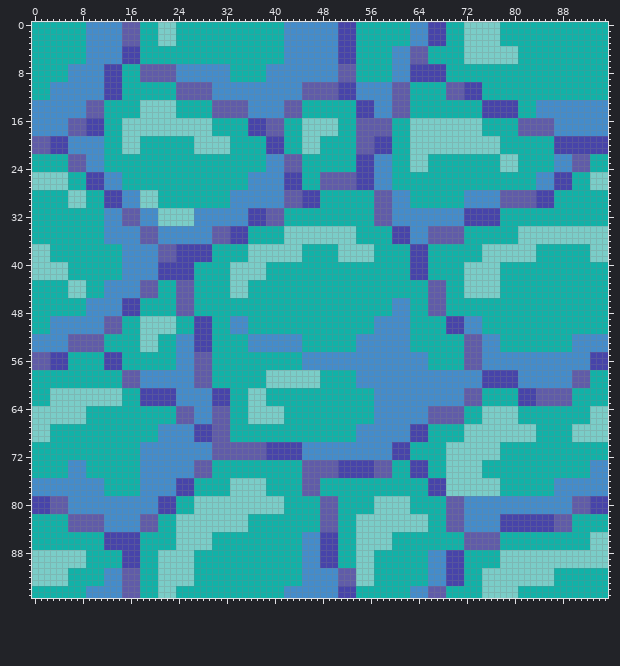
Sprite sheet: DPS/DPS/Content/Textures/Tiles/j.TileSet4.png. This is how it looked before the edit.
The file is 96x96 pixels.
The same view after the edit:
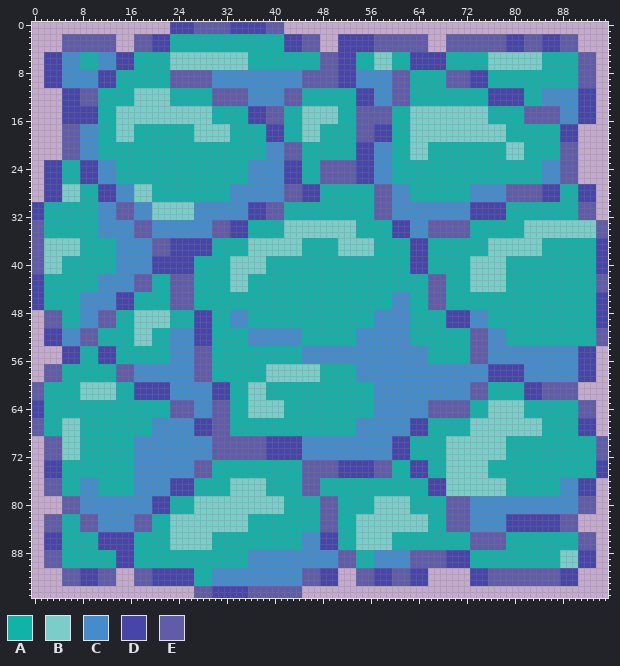
Palette (. is transparent): A #11b2a8  B #7acdc8  C #448ccb  D #4744aa  E #605ca9
What changed:
Changed rows in their new state; - is an unchanged pixel.
first column x 0:
 0 .......................DDDDEEEEEEDDDDDDEEE......................................................
 1 .......................DDDDEEEEEEDDDDDDEEE......................................................
 2 .....EEEEEEEEE...-EEDDDA------------------DDDEEE...---DDDEEEEEEEEE...EEEEEEEEEEDDDEEEDDDEEE.....
 3 .....EEEEEEEEE...-EEDDDA------------------DDDEEE...---DDDEEEEEEEEE...EEEEEEEEEEDDDEEEDDDEEE.....
 4 .....EEEEEEEEE...EEEDDD-------------------DDDEEE...---DDDEEEEEE---...EEEEEEEEEEDDDEEEDDDEEE.....
 5 ..DDDCCC-AA---D--A-----BBBBBBBBBBBBB------AAAAAAEEE------BBBAAADDDDDD---AAAA-----BBBB------EEE..
 6 ..DDDCCC-AA---D--A-----BBBBBBBBBBBBB------AAAAAAEEE------BBBAAADDDDDD---AAAA-----BBBB------EEE..
 7 ..DDDC--AAA-CC-DD-AAAAABBBBBBBBBBBBB---AAAAAAAAAEEEDDD---BBBAAA-------------BBBBBBBBB------EEE..
 8 ..DDDC-----D--A---AAAAA-EEEEEE---CCCCCC------EEEEEEDDDCCCCCCEEEAAAAAAEEEEDDD---------------EEE..
 9 ..DDDC-----D--A---AAAAA-EEEEEE---CCCCCC------EEEEEEDDDCCCCCCEEEAAAAAAEEEEDDD---------------EEE..
10 ..DDD------D--A--------E------------------------------------------------E--D---------------EEE..
11 .....DDDEEEAAAA--BBBBBB-AAAAAAEEEEEE------EEEAAAAAAAAADDD------------AAAAAA-DDDDDD---CCCCCCDDD..
12 .....DDDEEEAAAA--BBBBBB-AAAAAAEEEEEE------EEEAAAAAAAAADDD------------AAAAAA-DDDDDD---CCCCCCDDD..
13 .....DDDE--A-----B-----A---------------------------------------------------A-----D--A------DDD..
14 .....DDDDDDA--BBBB------BBBBBBAAAAAADDDEEEAAABBBBBB---EEEEEEAAABBBBBBBBBBBBBAAAAA-EEEEEE---DDD..
15 .....DDDDDDA--BBBB------BBBBBBAAAAAADDDEEEAAABBBBBB---EEEEEEAAABBBBBBBBBBBBBAAAAA-EEEEEE---DDD..
16 .....DDDD--A--B------------------------------------------------------------B-----A-----E---DDD..
17 .....E--CCCA--B--AAAAAAAAAA---BBB---AAADDD------AAA------DDD---------------BBBB--AAAAAAADDD.....
18 .....E--CCCA--B--AAAAAAAAAA---BBB---AAADDD------AAA------DDD---------------BBBB--AAAAAAADDD.....
19 .....EEE---A--B--A------------------------------------------------------------B--------A---.....
20 .....EEE---A---AAA---------AAAAAA------CCCEEEAAA------DDDCCC------AAAAAAAAAAAA-BBB-----AEEE.....
21 .....EEE---A---AAA---------AAAAAA------CCCEEEAAA------DDDCCC------AAAAAAAAAAAA-BBB-----AEEE.....
22 .....E--C--A------------------------------------------------------------------A--B-----AEE-.....
23 ..DDD-AADDD-CC----------------------CCC---DDD---EEEEEE---------AAA------------AAA----CC-EE-.....
24 ..DDD-AADDD-CC----------------------CCC---DDD---EEEEEE---------AAA------------AAA----CC-EE-.....
25 ..DDDA--D--C--A---------------------------------------------------------------------A--CEEE.....
26 ..DDDA--D--C--A---------------------------------------------------------------------A--CEEE.....
27 ..DDD-BB-AA-DD-CCBBB-------------CCC------EEEDDDAAAAAAAAAEEECCC----------CCCCCCEEEEEEDD-AA-DDD..
28 ..DDDB--A--D--C--B--A---------------------------------------------------A-----C-----E--D---DDD..
29 ..DDDB--A--D--C--B--A---------------------------------------------------A-----C-----E--D---DDD..
30 DD----AAA--CCCEEE-CC-BBBBBBCCCCCC---DDDEEEAAAAAA---------------CCCCCCCCC-DDDDDDAAAAAAAA----EEE..
31 DD---------C--E--C--B---------------------------------------------------C-----D------------EEE..
32 DD---------C--E--C--B---------------------------------------------------C-----D------------EEE..
33 EE---------C---CC-EE-CCCCCC---EEEDDDAAAAAABBBBBBBBBBBB---AAADDD---EEEEEEEAAAAA----BBBBBBBBBBBBEE
34 EE---------C-----E--C---------------------------------------------------E--------A------------EE
35 EE---------C-----E--C---------------------------------------------------E--------A------------EE
36 EEBBBBBB----AA----CC-EEDDDDDDDAAAAAABBBBBB---AAAAAA---BBB---AAADDDAAAAAA----BBBBB----AAAAAAAAADD
37 EE-BBBBB------C-----E--D---------------------------------------------------A--------B--------ADD
38 EE-BBBBB------C-----E--D---------------------------------------------------A--------B--------ADD
39 EE-BB---------C-----DDDD---AAA---BBB---AAAAAA------AAAAAA----------------BB----AAAAA---------ADD
40 EE---A--------C-----D---------------------------------------------------A-----B---------------DD
41 EE---A--------C-----D---------------------------------------------------A-----B---------------DD
42 DDAAAA-----CCCC--EEEAAAEEEE---------AAA------------------------AAAEEE---A-----B---------------EE
43 DD----AAA--C-----E--A--E------------------------------------------------A-----B---------------EE
44 DD----AAA--C-----E--A--E------------------------------------------------A-----B---------------EE
45 DD----AACCCC--DDDAAAA--E---------AAA------------------------CCC---------AAAAAA----------------DD
46 DD------C-----D--A-----E----------------------------------------------------------------------DD
47 DD------C-----D--A-----E----------------------------------------------------------------------DD
48 ..EEE---C--EEEAAABBBBBB-AAADDD---CCC---------------------CCC------AAADDDDCCC------------------DD
49 ..EEEAAA---E--A--B-----A------------------------------------------------D--C------------------DD
50 ..EEEAAA---E--A--B-----A------------------------------------------------D--C------------------DD
51 ..DDD---EEEAAAA--B--AAACCCC------AAACCCCCCCCC---------CCC------------AAAAEEECCC---------------EE
52 ..DDD-CC---A-----B--A--C------------------------------------------------A--E--C-----------AAAAEE
53 ..DDD-CC---A-----B--A--C------------------------------------------------A--E--C-----------AAAAEE
54 .....DDDAAADDD----AAA--C---EEE------AAAAAAAAACCCCCCCCC---------CCC------A--E--CCCCCCCCCCCC-DDD..
55 .....-DD---D--A--------C------------------------------------------------A--E---------------DD-..
56 .....-DD---D--A--------C------------------------------------------------A--E---------------DD-..
57 ..-EEA------AAEEECCCCCCC---------------BBBBBBBBBAAAAAA------------CCCCCCCCC-DDDDDD---------DD-..
58 ..EEE---------E--C---------------------------------------------------------C-----D--------CDDD..
59 ..EEE---------E--C---------------------------------------------------------C-----D--------CDDD..
60 EE------BBBBBB-AADDDDDD----CCCDDD---BBBAAAAAAAAA------AAA----------------EEEAAAAAADDDEEEEE-.....
61 EE-AAAAA------A--D-----C------------------------------------------------C--E-----A--D-----E.....
62 EE-AAAAA------A--D-----C------------------------------------------------C--E-----A--D-----E.....
63 DD-AAAAAAAAAAAA---AAAAAEEEE---EEE------BBB------------------------EEEEEE-AA-BBBBBBAAAAAAAA-EEE..
64 DDAAAAAAA--------------E------------------------------------------------E--A-----B---------EEE..
65 DDAAAAAAA--------------E------------------------------------------------E--A-----B---------EEE..
66 EEAAA---A-----------CCCCCCCDDD------AAAAAA------------CCC------DDDAAAAAA-BB------BBBB------DDD..
67 EEA--BBB------------C---------------------------------------------------A-----------B-----ADDD..
68 EEA--BBB------------C---------------------------------------------------A-----------B-----ADDD..
69 ..EEEBBB---------CCCC------CCC---EEEEEEDDDDDDCCCCCCCCC------DDDAAA---BBB-------AAAAA------AAAAEE
70 ..EEEBBB---------C------------------------------------------------------------B---------------EE
71 ..EEEBBB---------C------------------------------------------------------------B---------------EE
72 ..EEEBBB---------C------------------------------------------------------------B---------------EE
73 ..DDD-AAA--------C---------------------------------------------------------B-----------------ADD
74 ..DDD-AAA--------C---------------------------------------------------------B-----------------ADD
75 ..DDD-AAA--------C---------------------------------------------------------B-----------------ADD
76 ..EEEAAA---A-----C-----D------------------------------------------------------B--------A---DDD..
77 ..EEEAAA---A-----C-----D------------------------------------------------------B--------A---DDD..
78 ..EEEAAA---A-----C-----D------------------------------------------------------B--------A---DDD..
79 .....-EE------------D--A------------------------------------------------E-----------------C--E..
80 .....-EE------------D--A------------------------------------------------E-----------------C--E..
81 .....-EE------------D--A------------------------------------------------E-----------------C--E..
82 ..EEE-AA---C-----E--A--B------------------------------------------------E-----C--------D--E.....
83 ..EEE-AA---C-----E--A--B------------------------------------------------E-----C--------D--E.....
84 ..EEE-AA---C-----E--A--B------------------------------------------------E-----C--------D--E.....
85 ..DDD------D-----A-----B------------------------------------------------A-----E------------EEE..
86 ..DDD------D-----A-----B------------------------------------------------A-----E------------EEE..
87 ..DDD------D-----A-----B------------------------------------------------A-----E------------EEE..
88 ..EEEAAAA-----D--A---AAAAAA---------CCCCCCCCC---CCCEEEAAACCCCCCEEEEEE---D-----AAAAAAAAAA---DDD..
89 ..EEEAAAA-----D--A---AAAAAA---------CCCCCCCCC---CCCEEEAAACCCCCCEEEEEE---D-----AAAAAAAAAA---DDD..
90 ..EEEAAAA-----D--A---AAAAAA---------CCCCCCCCC---CCCEEEAAACCCCCCEEEEEE---D-----AAAAAAAAAA---DDD..
91 .....EEEDDDEEE...-EEDDDDDDD---CCCCCCCCCCCCCCCEEEDDD...EEEDDDEEEDDD.......DDDEEEEEEEEEEEEDDD.....
92 .....EEEDDDEEE...-EEDDDDDDD---CCCCCCCCCCCCCCCEEEDDD...EEEDDDEEEDDD.......DDDEEEEEEEEEEEEDDD.....
93 .....EEEDDDEEE...-EEDDDDDDD---CCCCCCCCCCCCCCCEEEDDD...EEEDDDEEEDDD.......DDDEEEEEEEEEEEEDDD.....
94 ...........................EEEDDDDDDEEEEEEEEE...................................................
95 ...........................EEEDDDDDDEEEEEEEEE...................................................
Pixel boxes of the changes (left, top, right, bottom) in both pictures:
changed: (32, 22, 608, 598)
